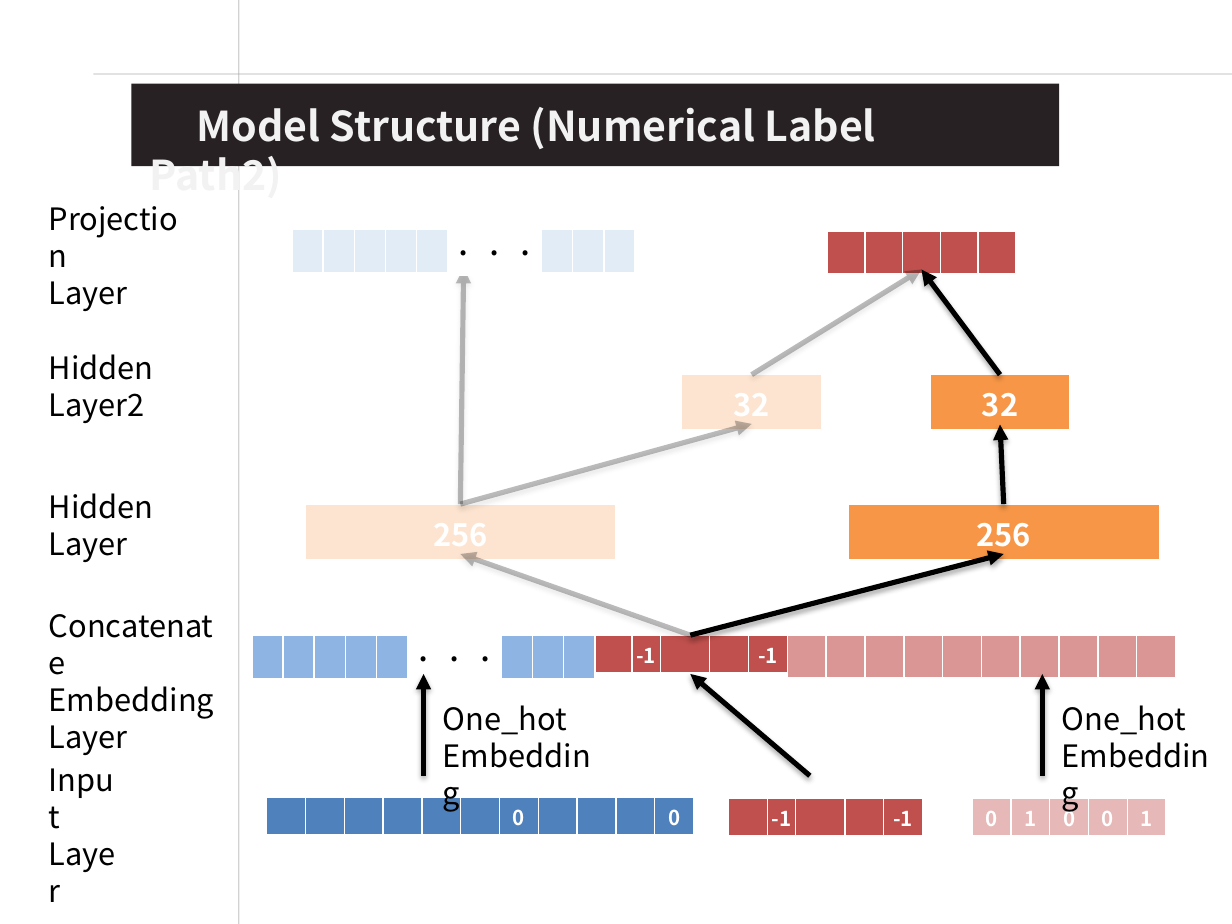
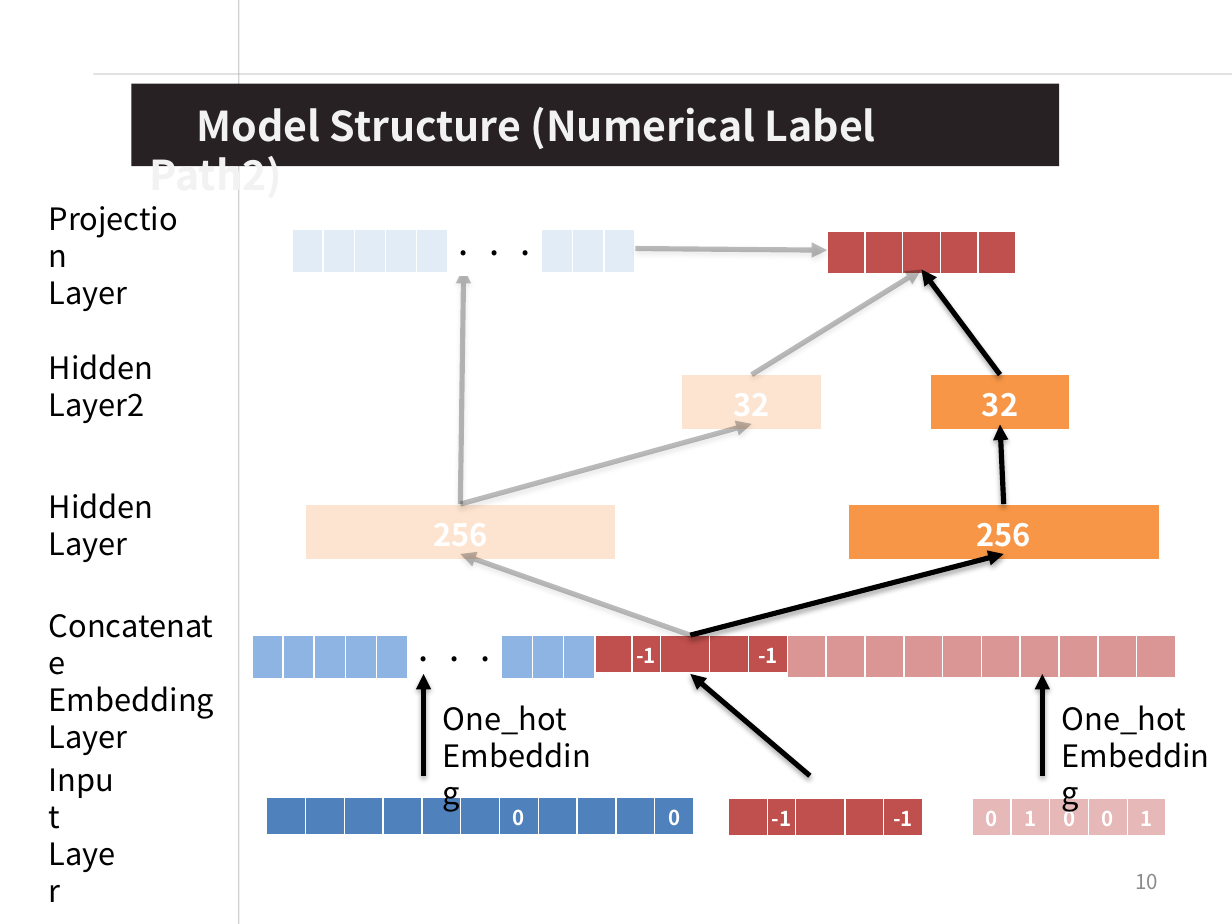
Before and after one commit to Timmy-Oh/Samsung_Data_Challenge_2018, a slide deck: slide 10 of Samsung_AI_Challenge_Data_Timmy.pptx. Drawn at 1232x924 pixels with LibreOffice and Linux fonts; fonts in the diff are those of the drawing. Boxes give left, top, right and bottom in pixels: in the first picture for what was removed or moved away, otherwise in the second. Text is boxed around its words. In the diff, an @@ line names an element or a change of style, - is before the commit and + after.

```diff
--- a/Samsung_AI_Challenge_Data_Timmy.pptx
+++ b/Samsung_AI_Challenge_Data_Timmy.pptx
@@ arrow added from (636, 249) to (827, 250), #000000 3 pt @@
@@ page number added at (x1=1135, y1=874, x2=1158, y2=889), 12 pt, text #8C8C8C @@
+10
```
Also in this commit, not shown: 12 other slides changed, 2 other files.
